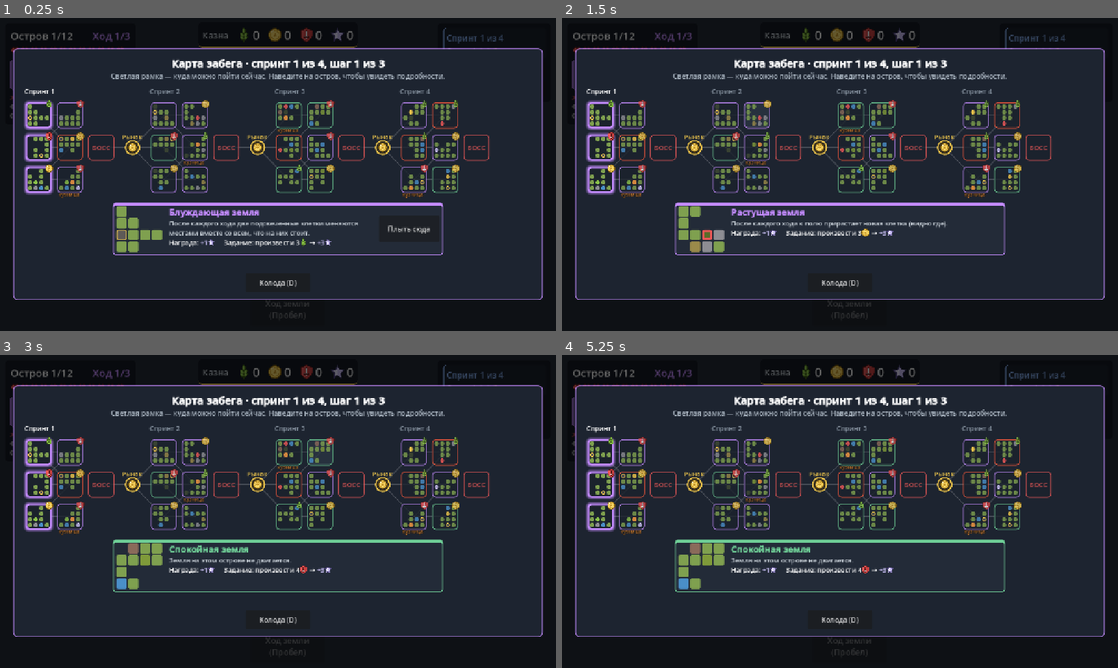
Above: before the commit, frames 1-4 (two rows, left to right).
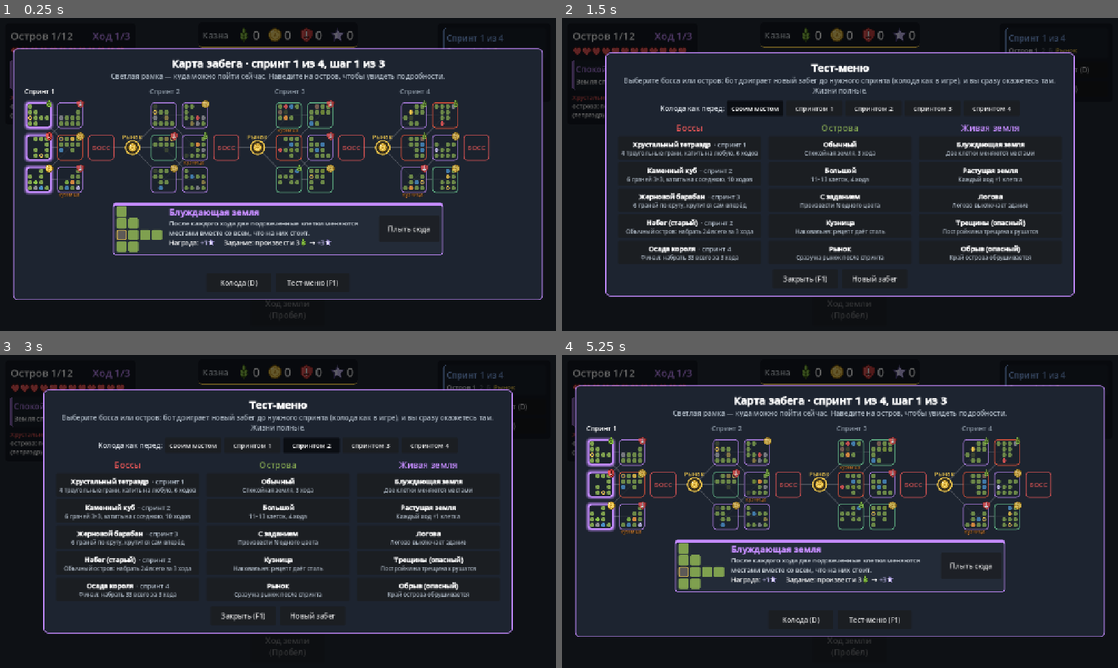
Above: after the commit, the same moments.

Repository: Klenart064/TinyBuilder
Game: Godot game, scene res://scenes/land.tscn
The game is run twice, just before and just after one commit, with the same random seed, the same clock (stepped at 60 frames per second) and the same inputs.
Inputs (mouse positions are in pixels of both pictures, inside the frame that each line leads up to):
- Up to frame 1 (0.25 s): no input
- Up to frame 2 (1.5 s): click (873, 284) at 0.5 s, where only the run after the commit has a clickable "Тест-меню (F1)"; click (756, 108) at 1.25 s, where only the run after the commit has a clickable "своим местом"
- Up to frame 3 (3 s): click (250, 445) at 2 s, where only the run after the commit has a clickable "спринтом 1"; click (311, 445) at 2.75 s, where only the run after the commit has a clickable "спринтом 2"
- Up to frame 4 (5.25 s): click (934, 445) at 3.5 s, where only the run after the commit has a clickable "спринтом 3"; click (990, 445) at 4.25 s, where only the run after the commit has a clickable "спринтом 4"; click (806, 614) at 5 s, where only the run after the commit has a clickable "Закрыть (F1)"

The runs differ from the first frame. In frame 1, 0.2% of the frame differs, in the area x 39-61%, y 83-87%; in frame 2, 26%, in the area x 2-98%, y 9-90%; in frame 3, 26%; in frame 4, 3.1%.

Commit message:
Тест-меню (F1): боссы, острова и живая земля в один клик
- Три раздела: боссы (тетраэдр, куб, барабан, Набег, Осада короля),
  острова (обычный, большой, с заданием, кузница, рынок),
  живая земля (блуждающая, растущая, логова, трещины, обрыв)
- Бот доигрывает новый забег до нужного спринта, затем сразу вход
  на выбранный остров; колоду можно взять перед любым спринтом
- F2/F3/F4 теперь сразу открывают бой с фигурой
- Тест: каждый пункт меню запускается как надо

Co-Authored-By: Claude Opus 5.5 <noreply@anthropic.com>
Claude-Session: https://claude.ai/code/session_01GWFi4cpQzNWtC65kLTVDsf

Diff:
--- /dev/null
+++ b/scripts/land/land_test.gd
@@ -0,0 +1,132 @@
+## Тест-меню: быстрый запуск любого босса или типа острова.
+## Бот доигрывает до нужного спринта (чтобы колода была как в настоящем забеге),
+## потом подменяет следующий остров выбранным и входит в него.
+extends RefCounted
+
+const LandGen = preload("res://scripts/land/land_gen.gd")
+const LandBot = preload("res://scripts/land/land_bot.gd")
+const ShapeField = preload("res://scripts/land/shape_field.gd")
+
+## Боссы: id, название, описание, спринт по умолчанию (0-based).
+const BOSSES := [
+	{"id": "tetra", "name": "Хрустальный тетраэдр", "desc": "4 треугольные грани, катить на любую, 6 ходов", "stage": 0},
+	{"id": "cube", "name": "Каменный куб", "desc": "6 граней 3×3, катить на соседнюю, 10 ходов", "stage": 1},
+	{"id": "drum", "name": "Жерновой барабан", "desc": "6 граней по кругу, крутится сам вперёд", "stage": 2},
+	{"id": "raid", "name": "Набег (старый)", "desc": "Обычный остров: набрать 24 всего за 3 хода", "stage": 1},
+	{"id": "king", "name": "Осада короля", "desc": "Финал: набрать 33 всего за 3 хода", "stage": 3},
+]
+
+## Острова: id, название, описание.
+const ISLANDS := [
+	{"id": "calm", "name": "Обычный", "desc": "Спокойная земля, 3 хода"},
+	{"id": "big", "name": "Большой", "desc": "11–13 клеток, 4 хода"},
+	{"id": "task", "name": "С заданием", "desc": "Произвести N одного цвета"},
+	{"id": "forge", "name": "Кузница", "desc": "Наковальня: рецепт даёт сталь"},
+	{"id": "market", "name": "Рынок", "desc": "Сразу на рынок после спринта"},
+]
+
+## Живая земля: события острова.
+const LAND := [
+	{"id": "swap", "name": "Блуждающая земля", "desc": "Две клетки меняются местами"},
+	{"id": "growth", "name": "Растущая земля", "desc": "Каждый ход +1 клетка"},
+	{"id": "lair", "name": "Логова", "desc": "Логово выключает здание"},
+	{"id": "destroy", "name": "Трещины (опасный)", "desc": "Постройки на трещинах рушатся"},
+	{"id": "collapse", "name": "Обрыв (опасный)", "desc": "Край острова обрушивается"},
+]
+
+
+static func boss_stage(kind: String) -> int:
+	for b in BOSSES:
+		if b["id"] == kind:
+			return int(b["stage"])
+	return 0
+
+
+## Бот играет новый забег до начала спринта stage (на карте, шаг 1). Жизни не дают умереть.
+static func prepare(run, data, stage: int) -> void:
+	run.start(data, -1)
+	var guard := 0
+	while not (run.phase == "map" and run.sprint >= stage and run.layer == 0) and guard < 400:
+		guard += 1
+		if run.phase == "map":
+			run.choose_island(LandBot.pick_island(run, true))
+		elif run.phase == "market":
+			LandBot.shop(run, true)
+			run.leave_market()
+			continue
+		LandBot.play_turn(run, true)
+		run.lives = maxi(run.lives, 30)
+		run.end_turn()
+	run.lives = int(data.run["lives"])
+
+
+## Остров выбранного типа (как из генератора карты).
+static func make_island(run, data, kind: String) -> Dictionary:
+	var rng: RandomNumberGenerator = run.rng
+	var idx: int = run.field_index + 1
+	var isl: Dictionary = {}
+	for _k in 300:
+		isl = LandGen.make_field(data, rng, idx)
+		if kind == "big" and not isl["big"]:
+			continue
+		if kind != "big" and isl["big"]:
+			continue
+		break
+	var ev := ""
+	if kind in data.events:
+		ev = kind
+	isl["event"] = ev
+	isl["danger"] = bool(data.events.get(ev, {}).get("danger", false))
+	isl["reward"] = (data.run.get("danger_reward", {}) if isl["danger"] else data.run.get("island_reward", {})).duplicate()
+	if kind == "calm":
+		isl["task"] = {}
+	if kind == "task" and isl["task"].is_empty():
+		isl["task"] = LandGen.make_task(data, rng, idx)
+	if kind == "forge":
+		LandGen.add_forge(isl, data, rng)
+	var boss := _boss_cfg(data, kind)
+	if not boss.is_empty():
+		isl["boss"] = boss
+		isl["task"] = {}
+		isl["event"] = ""
+		isl["danger"] = false
+		isl["big"] = false
+		isl["turns"] = int(data.run["turns_per_field"])
+		if boss.has("cube"):
+			isl["field"] = ShapeField.make(data, rng, boss["cube"])
+			isl["turns"] = int(boss["cube"].get("max_turns", 12))
+	isl["lane"] = (int(data.run.get("lanes", 3)) - 1) / 2
+	isl["sprint"] = run.sprint
+	isl["layer"] = run.layer
+	isl["next"] = range(int(data.run.get("lanes", 3)))
+	isl["visited"] = false
+	isl["test"] = true
+	return isl
+
+
+static func _boss_cfg(data, kind: String) -> Dictionary:
+	for s in data.run["sprints"]:
+		if not s.has("boss"):
+			continue
+		var b: Dictionary = s["boss"]
+		if kind in ["tetra", "cube", "drum"] and b.get("cube", {}).get("shape", "") == kind:
+			return b.duplicate(true)
+		if kind == "king" and b.get("final", false):
+			return b.duplicate(true)
+	if kind == "raid":
+		return {"name": "Набег", "need": 24, "life_per_missing": 1}
+	return {}
+
+
+## Полный прыжок: подготовить колоду и войти в остров (или на рынок).
+static func jump(run, data, kind: String, stage: int) -> void:
+	if kind == "market":
+		# После последнего спринта рынка нет
+		stage = mini(stage, data.run["sprints"].size() - 2)
+	prepare(run, data, stage)
+	if kind == "market":
+		run.phase = "market"
+		run._make_market()
+		return
+	run.choices = [make_island(run, data, kind)]
+	run.choose_island(0)
--- a/scripts/view/land_main.gd
+++ b/scripts/view/land_main.gd
@@ -9,6 +9,7 @@
 const Models = preload("res://scripts/view/models.gd")
 const LandBot = preload("res://scripts/land/land_bot.gd")
 const ShapeField = preload("res://scripts/land/shape_field.gd")
+const LandTest = preload("res://scripts/land/land_test.gd")
 
 const STEP := 1.15
 const TILE_COLOR := Color("#5d7a3a")
@@ -1686,7 +1687,13 @@
 			_turn_camera(1 if event.keycode == KEY_Q else -1)
 			get_viewport().set_input_as_handled()
 		elif event.keycode in [KEY_F2, KEY_F3, KEY_F4] and not busy:
-			_skip_to_cube({KEY_F2: "cube", KEY_F3: "tetra", KEY_F4: "drum"}[event.keycode])
+			_test_jump({KEY_F2: "cube", KEY_F3: "tetra", KEY_F4: "drum"}[event.keycode])
+			get_viewport().set_input_as_handled()
+		elif event.keycode == KEY_F1 and not busy:
+			if overlay_mode == "test":
+				_close_test_menu()
+			else:
+				_show_test_menu()
 			get_viewport().set_input_as_handled()
 		elif event.keycode == KEY_D and not busy:
 			_show_deck()
@@ -1941,6 +1948,8 @@
 		_overlay_button("На рынок", _show_market)
 	else:
 		_overlay_button("К карте маршрута", _show_map)
+	if res["island"].get("test", false):
+		_overlay_button("Тест-меню (F1)", _show_test_menu)
 	_show_overlay(s, 600)
 
 
@@ -1963,6 +1972,8 @@
 	_refresh_map_detail()
 	var deck_b := _overlay_button("Колода (D)", _show_deck)
 	deck_b.custom_minimum_size = Vector2(150, 44)
+	var test_b := _overlay_button("Тест-меню (F1)", _show_test_menu)
+	test_b.custom_minimum_size = Vector2(170, 44)
 	_show_overlay(s, 1220)
 
 
@@ -2445,6 +2456,7 @@
 	match _deck_back:
 		"map": _show_map()
 		"market": _show_market()
+		"test": _show_test_menu()
 		_: _hide_overlay()
 
 
@@ -2900,24 +2912,97 @@
 
 
 ## F2 (для проверки): новый забег, бот доигрывает до босса-куба, жизни восстановлены.
-func _skip_to_cube(shape: String = "cube") -> void:
-	for attempt in 20:
-		run.start(data, -1)
-		while not run.game_over and not (run.phase == "map" and run.choices.size() == 1 and run.choices[0].get("boss", {}).get("cube", {}).get("shape", "") == shape):
+# ---------------------------------------------------------------- Тест-меню
+
+## Колода как в начале спринта test_stage (0–3); -1 — «своё место» (босс — свой спринт, остров — 1-й)
+var test_stage := -1
+var _test_back := ""
+
+func _show_test_menu() -> void:
+	if busy:
+		return
+	if overlay_mode != "test":
+		_test_back = overlay_mode if overlay.visible else ""
+	_clear_overlay()
+	overlay_mode = "test"
+	var s := "[center][b][font_size=24]Тест-меню[/font_size][/b]\n[color=#a9b4c0]Выберите босса или остров: бот доиграет новый забег до нужного спринта (колода как в игре), и вы сразу окажетесь там. Жизни полные.[/color][/center]"
+	# Колода: с какого спринта
+	var row := HBoxContainer.new()
+	row.alignment = BoxContainer.ALIGNMENT_CENTER
+	row.add_theme_constant_override("separation", 6)
+	overlay_body.add_child(row)
+	row.add_child(_label("Колода как перед:", 16, Color("#d7dde4")))
+	var opts := [[-1, "своим местом"], [0, "спринтом 1"], [1, "спринтом 2"], [2, "спринтом 3"], [3, "спринтом 4"]]
+	for o in opts:
+		var tb := Button.new()
+		tb.text = o[1]
+		tb.toggle_mode = true
+		tb.button_pressed = test_stage == int(o[0])
+		tb.focus_mode = Control.FOCUS_NONE
+		tb.custom_minimum_size = Vector2(130, 36)
+		tb.add_theme_font_size_override("font_size", 15)
+		var v: int = o[0]
+		tb.pressed.connect(func(): test_stage = v; _show_test_menu())
+		row.add_child(tb)
+	var cols := HBoxContainer.new()
+	cols.add_theme_constant_override("separation", 16)
+	cols.alignment = BoxContainer.ALIGNMENT_CENTER
+	overlay_body.add_child(cols)
+	var lists := [["Боссы", Color("#eb5757"), LandTest.BOSSES], ["Острова", Color("#7fa04f"), LandTest.ISLANDS], ["Живая земля", LAND_COLOR, LandTest.LAND]]
+	for l in lists:
+		var col := VBoxContainer.new()
+		col.custom_minimum_size = Vector2(330, 0)
+		col.add_theme_constant_override("separation", 6)
+		cols.add_child(col)
+		var title := _label(l[0], 20, l[1])
+		title.horizontal_alignment = HORIZONTAL_ALIGNMENT_CENTER
+		col.add_child(title)
+		for e in l[2]:
+			var where := ""
+			if e.has("stage"):
+				where = "  [color=#a9b4c0]· спринт %d[/color]" % (int(e["stage"]) + 1)
+			var b := _rich_button("[b]%s[/b]%s\n[font_size=13][color=#a9b4c0]%s[/color][/font_size]" % [e["name"], where, e["desc"]], false, 15)
+			b.custom_minimum_size = Vector2(0, 54)
+			var kind: String = e["id"]
+			b.pressed.connect(func(): _test_jump(kind))
+			col.add_child(b)
+	_overlay_button("Закрыть (F1)", _close_test_menu).custom_minimum_size = Vector2(150, 44)
+	_overlay_button("Новый забег", _new_run).custom_minimum_size = Vector2(150, 44)
+	_show_overlay(s, 1080)
+
+
+func _close_test_menu() -> void:
+	match _test_back:
+		"map": _show_map()
+		"market": _show_market()
+		"": _hide_overlay()
+		_:
 			if run.phase == "map":
-				run.choose_island(LandBot.pick_island(run, true))
+				_show_map()
 			elif run.phase == "market":
-				LandBot.shop(run, true)
-				run.leave_market()
-			LandBot.play_turn(run, true)
-			run.lives = maxi(run.lives, 30)
-			run.end_turn()
-		if not run.game_over:
-			break
-	run.lives = int(data.run["lives"])
+				_show_market()
+			else:
+				_hide_overlay()
+
+
+## Быстрый запуск: F2/F3/F4 и кнопки тест-меню.
+func _test_jump(kind: String) -> void:
+	if busy:
+		return
+	busy = true
+	_hide_overlay()
+	var stage := test_stage
+	if stage < 0:
+		stage = LandTest.boss_stage(kind)
+	_show_toast("[center][b]Бот готовит колоду: спринт %d...[/b][/center]" % (stage + 1))
+	await get_tree().process_frame
+	await get_tree().process_frame
+	LandTest.jump(run, data, kind, stage)
 	selected = -1
 	busy = false
-	_hide_overlay()
+	cam_yaw = 0.0
 	_full_refresh()
-	_show_map()
-	_show_toast("[center][b]Бот доиграл до босса: %s[/b]\n[font_size=16]Жизни восстановлены. Выберите босса на карте.[/font_size][/center]" % SHAPE_WORD.get(shape, shape))
+	if run.phase == "market":
+		_show_market()
+	else:
+		_announce_field()
--- a/tests/land_tests.gd
+++ b/tests/land_tests.gd
@@ -28,6 +28,7 @@
 	test_echo()
 	test_forge()
 	test_cube()
+	test_menu()
 	print("\n%s" % ("ВСЕ ТЕСТЫ ПРОШЛИ" if failures == 0 else "ПРОВАЛЕНО: %d" % failures))
 	quit(1 if failures > 0 else 0)
 
@@ -513,3 +514,30 @@
 	else:
 		failures += 1
 		print("FAIL  ", name)
+
+
+func test_menu() -> void:
+	var LandTest = load("res://scripts/land/land_test.gd")
+	var ok := true
+	var bad := ""
+	for e in LandTest.BOSSES + LandTest.ISLANDS + LandTest.LAND:
+		var run := LandRun.new()
+		LandTest.jump(run, data, e["id"], 0)
+		var want := "market" if e["id"] == "market" else "island"
+		var good: bool = run.phase == want
+		if e["id"] in ["tetra", "cube", "drum"]:
+			good = good and run.is_cube() and run.field.shape == e["id"]
+		elif e["id"] in ["raid", "king"]:
+			good = good and run.is_boss() and not run.is_cube()
+		elif e["id"] == "big":
+			good = good and run.island["big"] and run.turns_here() == int(data.run["big_turns"])
+		elif e["id"] == "forge":
+			good = good and run.island.has("forge")
+		elif e["id"] == "task":
+			good = good and not run.task.is_empty()
+		elif e["id"] in data.events:
+			good = good and run.event_type == e["id"]
+		if not good:
+			ok = false
+			bad += e["id"] + " "
+	_check(ok, "тест-меню: каждый босс и остров запускается как надо %s" % bad)
Not shown, added: scripts/land/land_test.gd.uid
